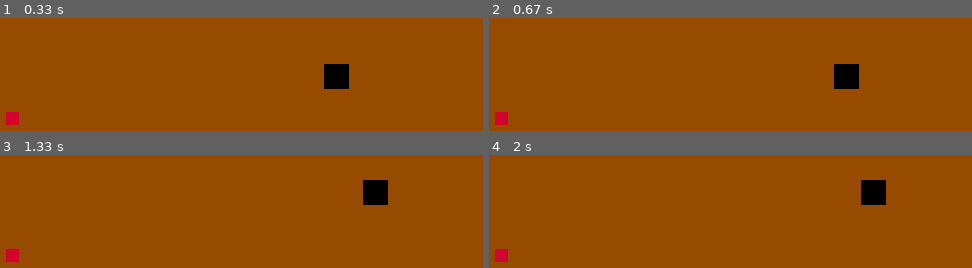
Above: before the commit, frames 1-4 (two rows, left to right).
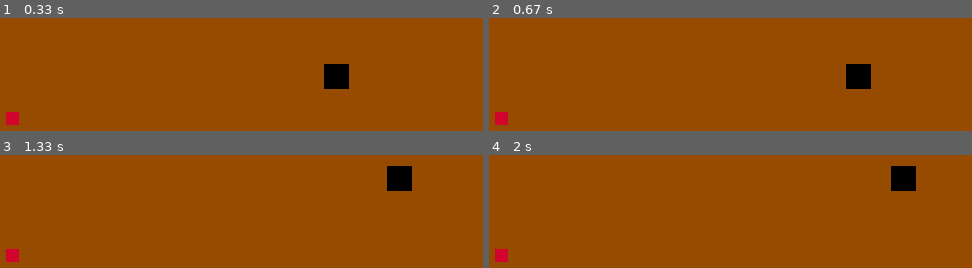
Above: after the commit, the same moments.

Repository: lk4017/Kaca_pygame
Game: pygame game, started from Snake_pygame.py
The game is run twice, just before and just after one commit, with the same random seed, the same clock (stepped at 60 frames per second) and the same inputs.
Inputs:
- Up to frame 1 (0.33 s): no input
- Up to frame 2 (0.67 s): hold D from 0.33 s (still down)
- Up to frame 3 (1.33 s): release D at 0.8 s; hold W 0.83-1.13 s; hold D from 1.17 s (still down)
- Up to frame 4 (2 s): release D at 1.63 s; hold A from 1.67 s (still down)

Frame 1 is identical in both runs. In frame 2, 1.1% of the frame differs, in the area x 71-80%, y 40-63%; in frame 3, 2.2%; in frame 4, 2.3%, in the area x 77-89%, y 9-45%.

Commit message:
manjsi popravki

Diff:
--- a/Snake_pygame.py
+++ b/Snake_pygame.py
@@ -28,9 +28,8 @@
     glava.x += hitrost[0]
     glava.y += hitrost[1]
 
-
+    pygame.draw.rect(canvas, barve[2], jabolko)
     pygame.draw.rect(canvas, barve[0] , glava)
-    pygame.draw.rect(canvas, barve[2] , jabolko)
 
     for event in pygame.event.get():
         if event.type == pygame.QUIT:
@@ -38,15 +37,15 @@
 
         if event.type == pygame.KEYDOWN:
             if event.key == pygame.K_d:
-                hitrost = (3, 0)
+                hitrost = (5, 0)
 
             if event.key == pygame.K_a:
-                hitrost = (-3, 0)
+                hitrost = (-5, 0)
 
             if event.key == pygame.K_w:
-                hitrost = (0, -3)
+                hitrost = (0, -5)
 
             if event.key == pygame.K_s:
-                hitrost = (0, 3)
+                hitrost = (0, 5)
 
     pygame.display.update()
